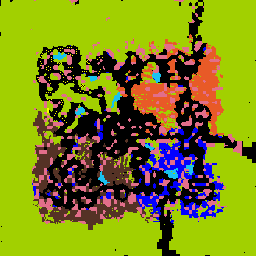
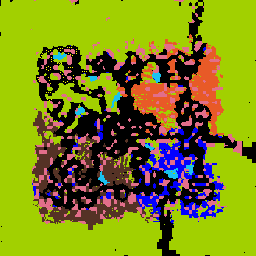
Layer changes from the first (256, 256) image to the second:
hid "collectibles", painted on it over [40, 57, 103, 123]
